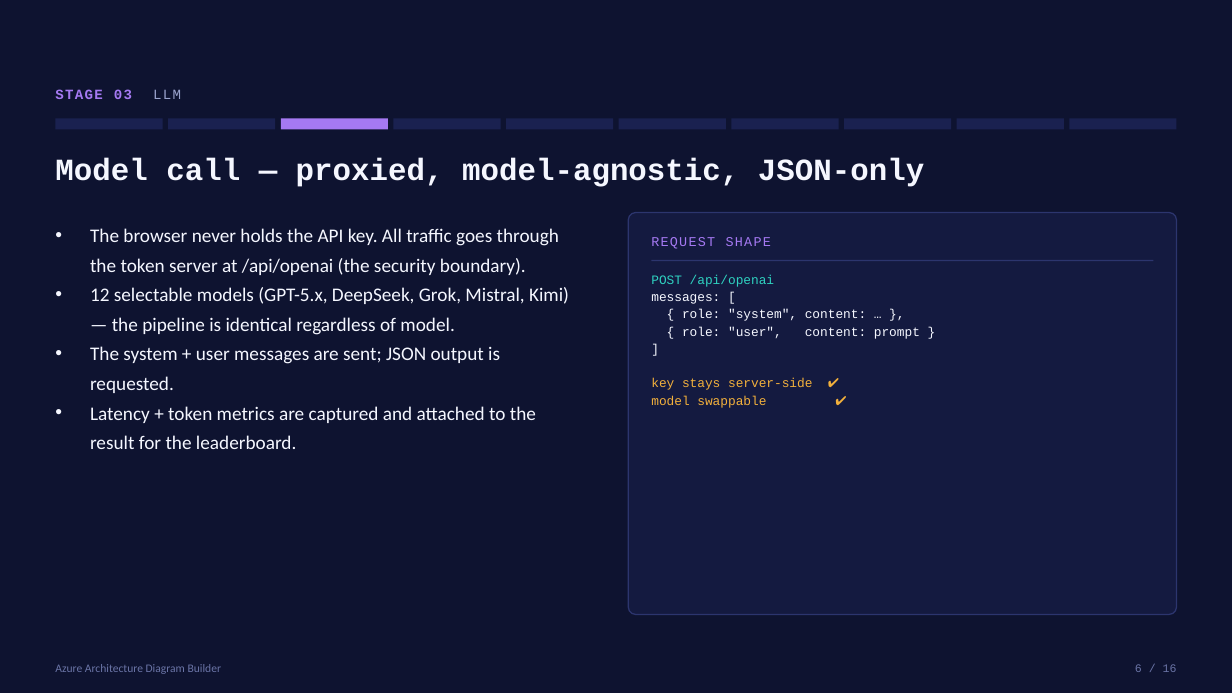
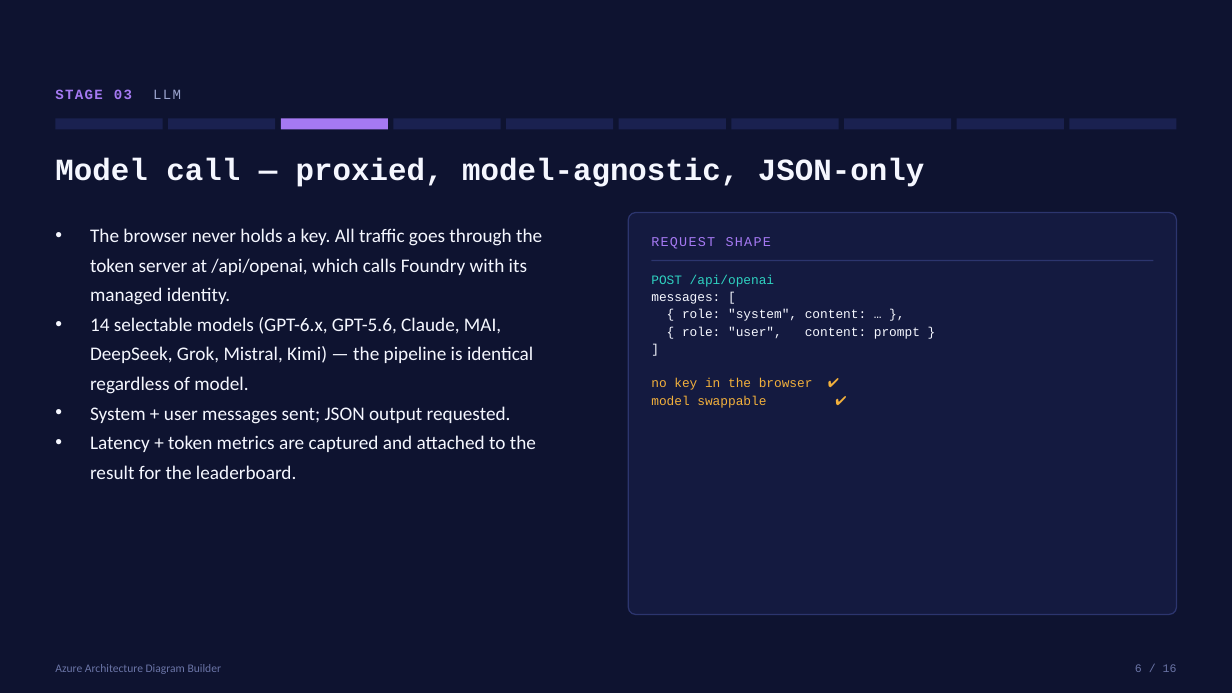
Before and after one commit to Arturo-Quiroga-MSFT/azure-architecture-diagram-builder, a slide deck: slide 6 of decks/diagram-generation/How-Diagrams-Are-Generated-Technical.pptx. Drawn at 1232x693 pixels with LibreOffice and Linux fonts; fonts in the diff are those of the drawing. Boxes give left, top, right and bottom in pixels: in the first picture for what was removed or moved away, otherwise in the second. Text is boxed around its words. In the diff, an @@ line names an element or a change of style, - is before the commit and + after.

```diff
--- a/decks/diagram-generation/How-Diagrams-Are-Generated-Technical.pptx
+++ b/decks/diagram-generation/How-Diagrams-Are-Generated-Technical.pptx
@@ text at [90,228,542,424]: text changed @@
-• The browser never holds the API key. All traffic goes through the token server at /api/openai (the security boundary).
-• 12 selectable models (GPT-5.x, DeepSeek, Grok, Mistral, Kimi) — the pipeline is identical regardless of model.
-• The system + user messages are sent; JSON output is requested.
+• The browser never holds a key. All traffic goes through the token server at /api/openai, which calls Foundry with its managed identity.
+• 14 selectable models (GPT-6.x, GPT-5.6, Claude, MAI, DeepSeek, Grok, Mistral, Kimi) — the pipeline is identical regardless of model.
+• System + user messages sent; JSON output requested.
@@ text at [651,378,813,390]: text changed @@
-key stays server-side ✔
+no key in the browser ✔
```
Also in this commit, not shown: 10 other slides changed, 8 other files.
